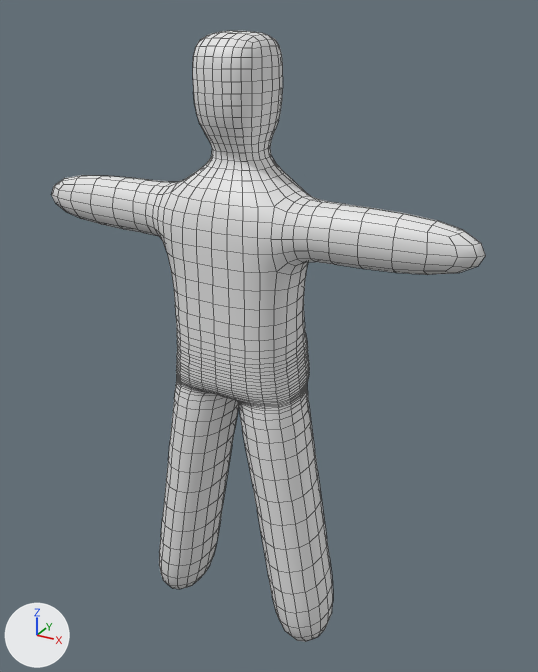
The FBX model Game/Assets/Models/character.fbx, before and after one commit.
Rendered twice from a 50 mm lens placed at (1.079, -1.779, 1.987), pointed at (0.046, 0.1, 1.047). Every picture has the same lights, and +X, +Y and +Z are marked at lower left. Mesh edges are drawn as thin lines.

Before the edit, the objects in view are built like this:
```python
me_cube_002 = bpy.data.meshes.new('Cube.002')
me_cube_002.from_pydata(...)  # 2082 vertices, 2080 faces; spans x -0.7..0.7, y -0.14..0.22, z 0.02..1.93
ob_character = bpy.data.objects.new('Character', me_cube_002)
ob_character.location = (0.0, 0.0, 0.0)
```
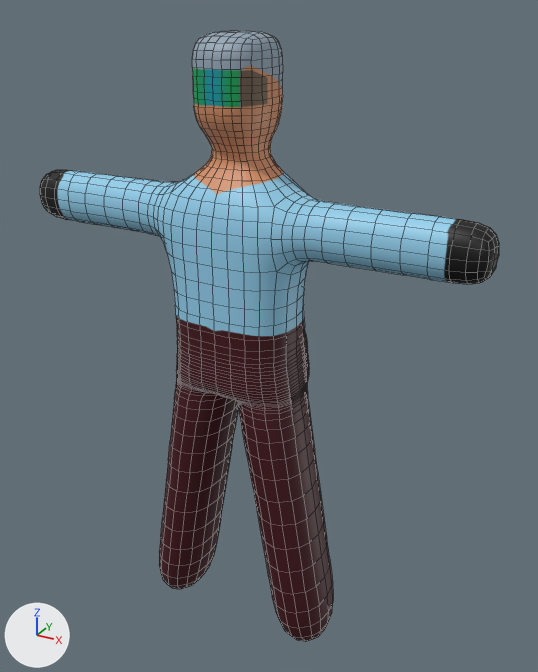
Boxes (x1, y1, x2, y2) around the edits, measured in the pictures (538 x 672 px; the box of a moved part takes in the faces that stretch with it):
'Character', reshaped: before (51, 31, 486, 642); after (40, 30, 499, 642)
part 1 of me_cube_002, moved or reshaped: before (193, 36, 283, 137); after (192, 34, 283, 138)
part 2 of me_cube_002, moved or reshaped: before (51, 175, 171, 236); after (40, 170, 172, 236)
part 3 of me_cube_002, moved or reshaped: before (293, 199, 486, 275); after (292, 199, 499, 284)
part 4 of me_cube_002, recoloured: (154, 133, 333, 642) in both

Diff of the bpy script that builds the scene:
```diff
--- a/Game/Assets/Models/character.fbx.py
+++ b/Game/Assets/Models/character.fbx.py
@@ img_character_png @@
+img_character_png = load_image('character.png', '../Textures/character.png', 1000, 2000, 'sRGB')
@@ mat_character @@
+mat_character = principled_material('Character')
+mat_character.texture = img_character_png
@@ me_cube_002 @@
 # used by ob_character; location = (0.0, 0.0, 0.0)
-me_cube_002.from_pydata(...)  # 2082 vertices, 2080 faces; spans x -0.7..0.7, y -0.14..0.22, z 0.02..1.93
+me_cube_002.from_pydata(...)  # 2306 vertices, 2304 faces; spans x -0.73..0.73, y -0.14..0.22, z 0.02..1.94
+# me_cube_002 part 1: 76 vertices moved from x -0.1..0.1, y -0.1..0.14, z 1.71..1.91 to x -0.1..0.1, y -0.1..0.14, z 1.7..1.92; 72 vertices removed from x -0.1..0.1, y -0.11..0.14, z 1.76..1.88; 168 vertices added at x -0.1..0.1, y -0.11..0.14, z 1.74..1.89
+# me_cube_002 part 2: 97 vertices moved from x -0.7..-0.26, y -0.09..0.09, z 1.36..1.52 to x -0.67..-0.25, y -0.09..0.09, z 1.36..1.52; 8 vertices removed from x -0.69..-0.62, y -0.04..0.04, z 1.39..1.48; 72 vertices added at x -0.73..-0.58, y -0.07..0.07, z 1.37..1.51
+# me_cube_002 part 3: 97 vertices moved from x 0.26..0.7, y -0.09..0.09, z 1.36..1.52 to x 0.25..0.67, y -0.09..0.09, z 1.36..1.52; 8 vertices removed from x 0.62..0.69, y -0.04..0.04, z 1.39..1.48; 72 vertices added at x 0.58..0.73, y -0.07..0.07, z 1.37..1.51
+# me_cube_002 part 4: 1892 faces spanning x -0.63..0.63, y -0.14..0.22, z 0.02..1.94 switch from no material to mat_character (picture img_character_png)
```
